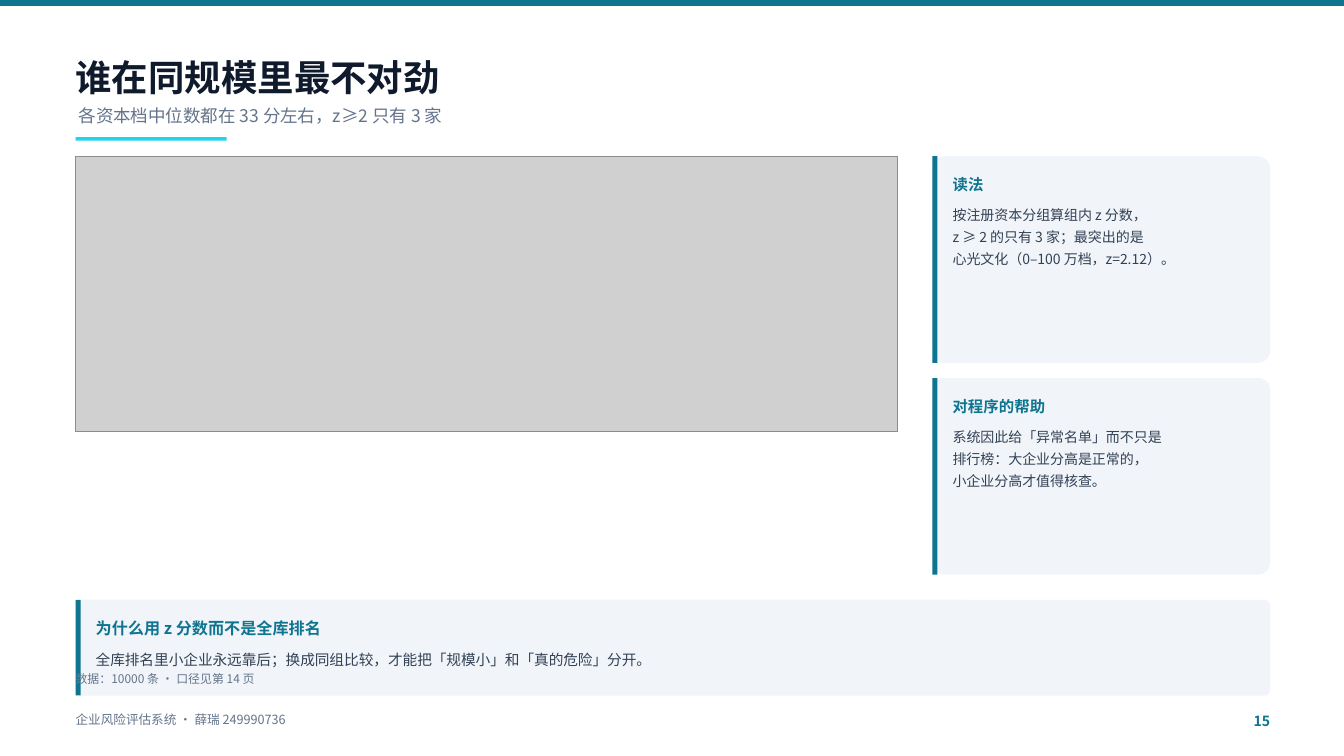
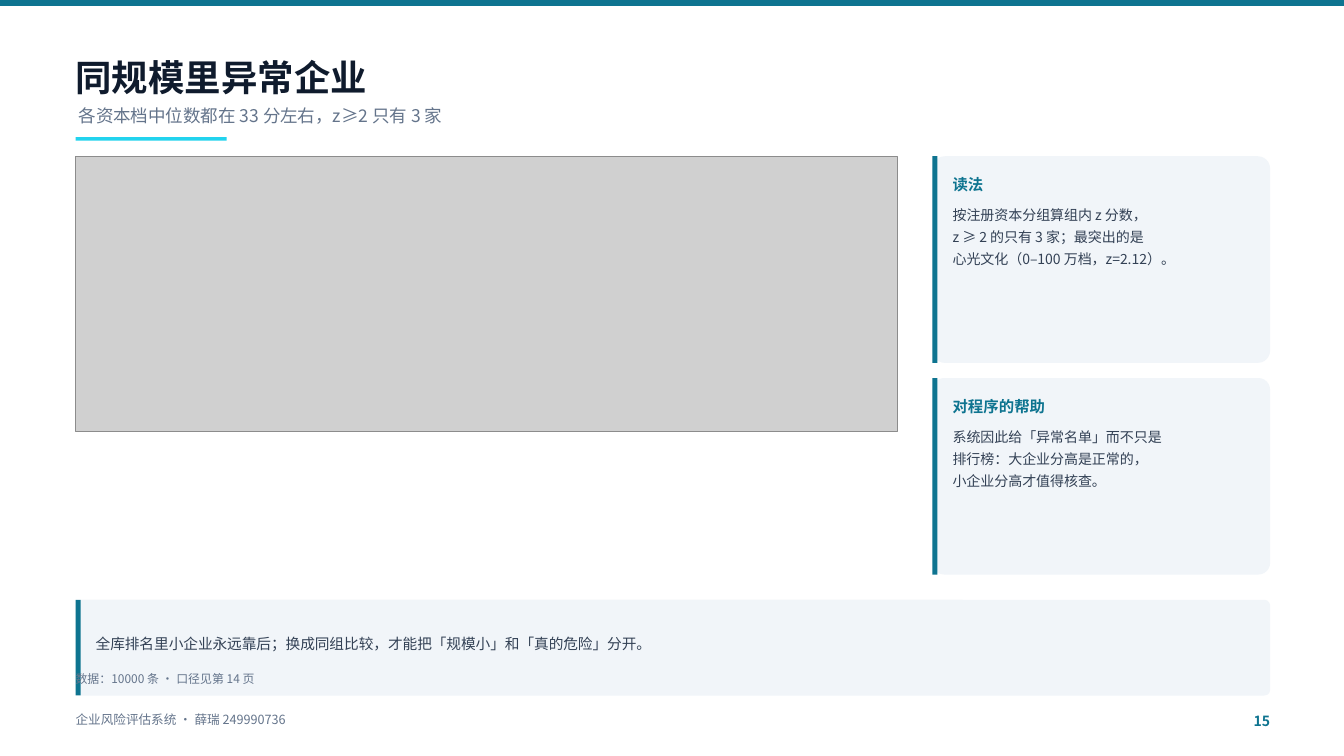
Before and after one commit to pythonlearnerX/enterprise-risk-assessment, a slide deck: slide 15 of 课次/项目17-答辩PPT/企业风险评估系统-答辩汇报-v3.pptx. Drawn at 1344x756 pixels with LibreOffice and Linux fonts; fonts in the diff are those of the drawing; grey boxes stand for pictures. Boxes give left, top, right and bottom in pixels: in the first picture for what was removed or moved away, otherwise in the second. Text is boxed around its words. In the diff, an @@ line names an element or a change of style, - is before the commit and + after.

```diff
--- a/课次/项目17-答辩PPT/企业风险评估系统-答辩汇报-v3.pptx
+++ b/课次/项目17-答辩PPT/企业风险评估系统-答辩汇报-v3.pptx
@@ text at (76,60,367,95): text changed @@
-谁在同规模里最不对劲
+同规模里异常企业
@@ text "全库排名里小企业永远靠后；换成同组比较，才能把「规模小」和「真的危险」分开。": place and size @@
-text "全库排名里小企业永远靠后；换成同组比较，才能把「规模小」和「真的危险」分开。" at (96,652,651,667)
+text "全库排名里小企业永远靠后；换成同组比较，才能把「规模小」和「真的危险」分开。" at (96,636,651,651)
@@ text removed at (96,620,321,636) @@
-为什么用 z 分数而不是全库排名
```
Also in this commit, not shown: 12 other slides changed, 11 other files.
